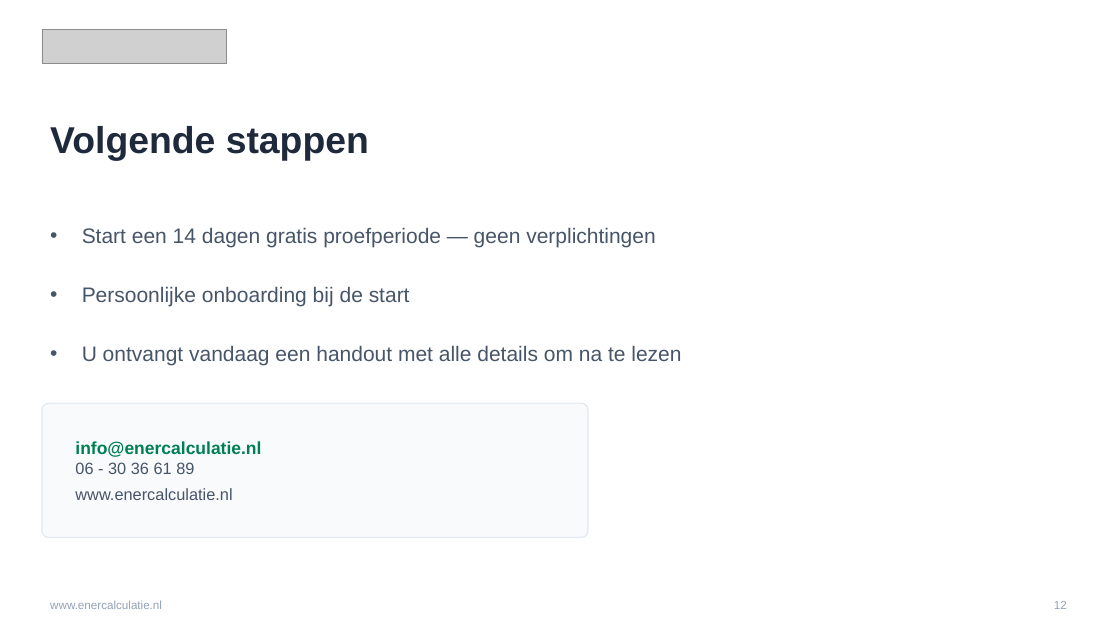
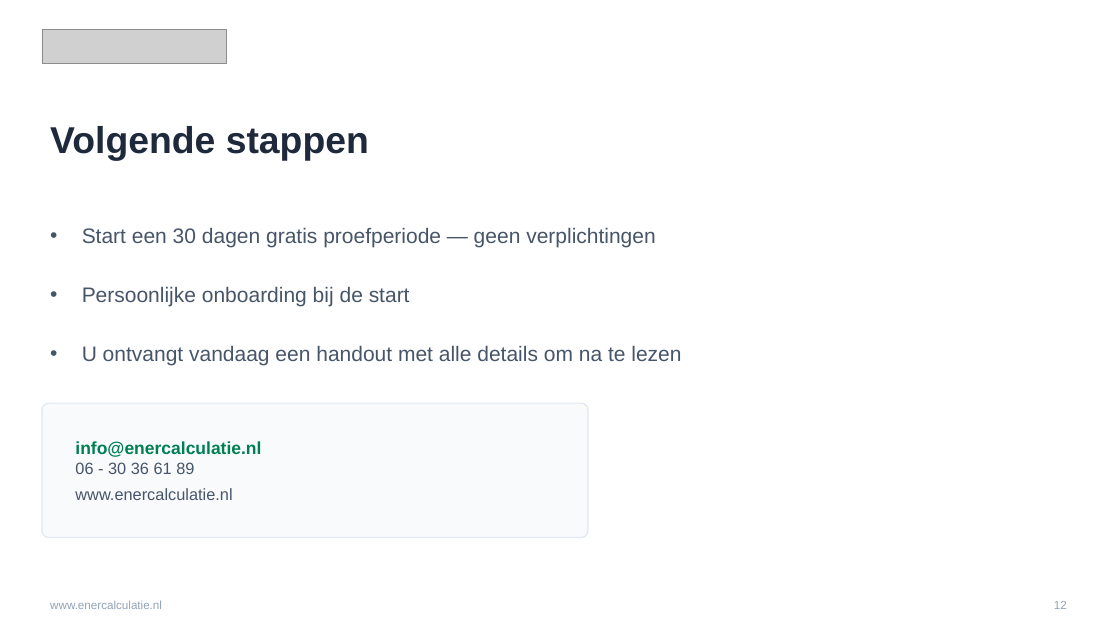
Before and after one commit to EnerCalculatie/website, a slide deck: slide 12 of sales-materials/EnerCalculatie-klantpresentatie.pptx. Drawn at 1120x630 pixels with LibreOffice and Linux fonts; fonts in the diff are those of the drawing; grey boxes stand for pictures. Boxes give left, top, right and bottom in pixels: in the first picture for what was removed or moved away, otherwise in the second. Text is boxed around its words. In the diff, an @@ line names an element or a change of style, - is before the commit and + after.

```diff
--- a/sales-materials/EnerCalculatie-klantpresentatie.pptx
+++ b/sales-materials/EnerCalculatie-klantpresentatie.pptx
@@ text at box(82, 227, 655, 248): text changed @@
-• Start een 14 dagen gratis proefperiode — geen verplichtingen
+• Start een 30 dagen gratis proefperiode — geen verplichtingen
```
Also in this commit, not shown: 1 other slide changed, 5 other files.
